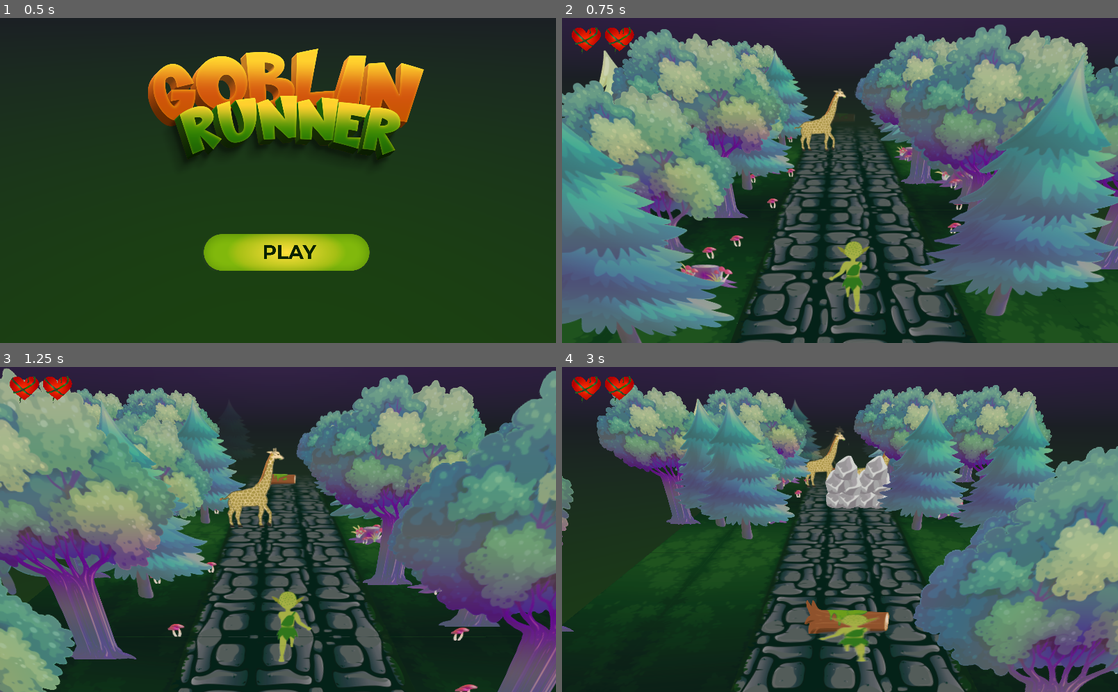
Above: before the commit, frames 1-4 (two rows, left to right).
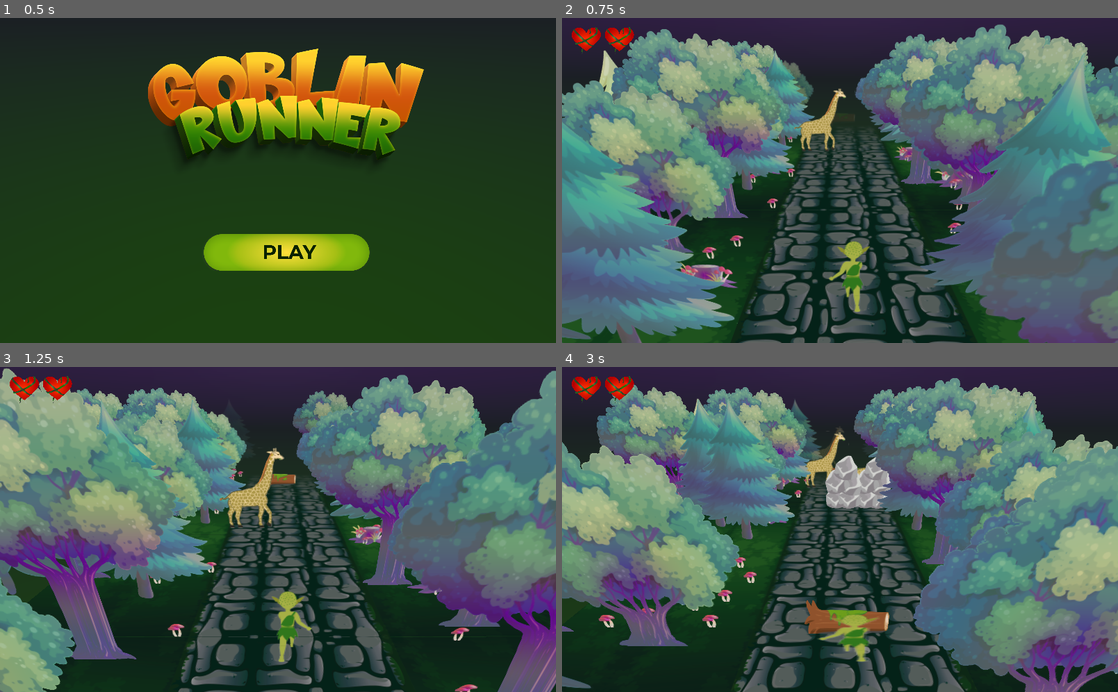
Above: after the commit, the same moments.

Repository: RafaelKuhn/globin
Game: Godot game, scene res://Menu.tscn
Two runs of this game, one before a commit and one after it. Both use one fixed random seed, a clock stepped at 60 frames per second and the inputs below.
Inputs (mouse positions are in pixels of both pictures, inside the frame that each line leads up to):
- Up to frame 1 (0.5 s): no input
- Up to frame 2 (0.75 s): click (851, 252) at 0.5 s
- Up to frame 3 (1.25 s): no input
- Up to frame 4 (3 s): tap A (A_key) at 1.35 s; tap D (D_key) at 2.1 s; tap S (S_key) at 2.85 s

Frame 1 is identical in both runs. In frame 2, 8.4% of the frame differs, in the area x 0-100%, y 13-100%; in frame 3, 1.2%; in frame 4, 22%, in the area x 0-100%, y 3-100%.

Commit message:
Added more trees

Diff:
--- a/map/Map.tscn
+++ b/map/Map.tscn
@@ -361,6 +361,16 @@
 double_sided = false
 texture = ExtResource( 5 )
 
+[node name="arvore-alta14" type="Spatial" parent="Environment"]
+transform = Transform( 1, 0, 0, 0, 1, 0, 0, 0, 1, 4.15814, -0.0947258, 0.916746 )
+
+[node name="Sprite3D" type="Sprite3D" parent="Environment/arvore-alta14"]
+transform = Transform( 1, 0, 0, 0, 1, 0, 0, 0, 1, 0, 1.97, 0 )
+cast_shadow = 0
+generate_lightmap = false
+double_sided = false
+texture = ExtResource( 5 )
+
 [node name="arvore-baixa2" type="Spatial" parent="Environment"]
 transform = Transform( 1, 0, 0, 0, 1, 0, 0, 0, 1, -1.43947, -0.0947258, -2.2782 )
 
@@ -421,6 +431,26 @@
 double_sided = false
 texture = ExtResource( 6 )
 
+[node name="arvore-baixa8" type="Spatial" parent="Environment"]
+transform = Transform( 1, 0, 0, 0, 1, 0, 0, 0, 1, 6.34057, -0.0947258, 1.85454 )
+
+[node name="Sprite3D" type="Sprite3D" parent="Environment/arvore-baixa8"]
+transform = Transform( 1, 0, 0, 0, 1, 0, 0, 0, 1, -1.27801, 1.6, 0.376481 )
+cast_shadow = 0
+generate_lightmap = false
+double_sided = false
+texture = ExtResource( 6 )
+
+[node name="arvore-baixa9" type="Spatial" parent="Environment"]
+transform = Transform( 1, 0, 0, 0, 1, 0, 0, 0, 1, 0.230918, -0.0947258, 3.04014 )
+
+[node name="Sprite3D" type="Sprite3D" parent="Environment/arvore-baixa9"]
+transform = Transform( 1, 0, 0, 0, 1, 0, 0, 0, 1, -1.27801, 1.6, 0.376481 )
+cast_shadow = 0
+generate_lightmap = false
+double_sided = false
+texture = ExtResource( 6 )
+
 [node name="coguzinho2" type="Spatial" parent="Environment"]
 transform = Transform( 1, 0, 0, 0, 1, 0, 0, 0, 1, 4.70122, 0, -3.82391 )
 
@@ -541,6 +571,123 @@
 double_sided = false
 texture = ExtResource( 7 )
 
+[node name="coguzinho17" type="Spatial" parent="Environment"]
+transform = Transform( 1, 0, 0, 0, 1, 0, 0, 0, 1, -1.14936, 0, 0.269543 )
+
+[node name="Sprite3D" type="Sprite3D" parent="Environment/coguzinho17"]
+transform = Transform( 1, 0, 0, 0, 1, 0, 0, 0, 1, 0, 0.15, 0 )
+cast_shadow = 0
+generate_lightmap = false
+double_sided = false
+texture = ExtResource( 7 )
+
+[node name="coguzinho18" type="Spatial" parent="Environment"]
+transform = Transform( 1, 0, 0, 0, 1, 0, 0, 0, 1, 5.26283, 0, 0.269543 )
+
+[node name="Sprite3D" type="Sprite3D" parent="Environment/coguzinho18"]
+transform = Transform( 1, 0, 0, 0, 1, 0, 0, 0, 1, 0, 0.15, 0 )
+cast_shadow = 0
+generate_lightmap = false
+double_sided = false
+texture = ExtResource( 7 )
+
+[node name="coguzinho19" type="Spatial" parent="Environment"]
+transform = Transform( 1, 0, 0, 0, 1, 0, 0, 0, 1, 6.00662, 0, 1.13713 )
+
+[node name="Sprite3D" type="Sprite3D" parent="Environment/coguzinho19"]
+transform = Transform( 1, 0, 0, 0, 1, 0, 0, 0, 1, 0, 0.15, 0 )
+cast_shadow = 0
+generate_lightmap = false
+double_sided = false
+texture = ExtResource( 7 )
+
+[node name="coguzinho21" type="Spatial" parent="Environment"]
+transform = Transform( 1, 0, 0, 0, 1, 0, 0, 0, 1, -0.820598, 0, 1.95598 )
+
+[node name="Sprite3D" type="Sprite3D" parent="Environment/coguzinho21"]
+transform = Transform( 1, 0, 0, 0, 1, 0, 0, 0, 1, 0, 0.15, 0 )
+cast_shadow = 0
+generate_lightmap = false
+double_sided = false
+texture = ExtResource( 7 )
+
+[node name="coguzinho22" type="Spatial" parent="Environment"]
+transform = Transform( 1, 0, 0, 0, 1, 0, 0, 0, 1, 0.0334375, 0, 1.66976 )
+
+[node name="Sprite3D" type="Sprite3D" parent="Environment/coguzinho22"]
+transform = Transform( 1, 0, 0, 0, 1, 0, 0, 0, 1, 0, 0.15, 0 )
+cast_shadow = 0
+generate_lightmap = false
+double_sided = false
+texture = ExtResource( 7 )
+
+[node name="coguzinho23" type="Spatial" parent="Environment"]
+transform = Transform( 1, 0, 0, 0, 1, 0, 0, 0, 1, -1.40148, 0, 2.76331 )
+
+[node name="Sprite3D" type="Sprite3D" parent="Environment/coguzinho23"]
+transform = Transform( 1, 0, 0, 0, 1, 0, 0, 0, 1, 0, 0.15, 0 )
+cast_shadow = 0
+generate_lightmap = false
+double_sided = false
+texture = ExtResource( 7 )
+
+[node name="coguzinho24" type="Spatial" parent="Environment"]
+transform = Transform( 1, 0, 0, 0, 1, 0, 0, 0, 1, -0.745397, 0, 2.52947 )
+
+[node name="Sprite3D" type="Sprite3D" parent="Environment/coguzinho24"]
+transform = Transform( 1, 0, 0, 0, 1, 0, 0, 0, 1, 0, 0.15, 0 )
+cast_shadow = 0
+generate_lightmap = false
+double_sided = false
+texture = ExtResource( 7 )
+
+[node name="coguzinho25" type="Spatial" parent="Environment"]
+transform = Transform( 1, 0, 0, 0, 1, 0, 0, 0, 1, -0.262433, 0, 2.52947 )
+
+[node name="Sprite3D" type="Sprite3D" parent="Environment/coguzinho25"]
+transform = Transform( 1, 0, 0, 0, 1, 0, 0, 0, 1, 0, 0.15, -0.237802 )
+cast_shadow = 0
+generate_lightmap = false
+double_sided = false
+texture = ExtResource( 7 )
+
+[node name="Sprite3D2" type="Sprite3D" parent="Environment/coguzinho25"]
+transform = Transform( 1, 0, 0, 0, 1, 0, 0, 0, 1, 4.61029, 0.15, 0.178256 )
+cast_shadow = 0
+generate_lightmap = false
+double_sided = false
+texture = ExtResource( 7 )
+
+[node name="coguzinho26" type="Spatial" parent="Environment"]
+transform = Transform( 1, 0, 0, 0, 1, 0, 0, 0, 1, -0.262433, 0, 3.13538 )
+
+[node name="Sprite3D" type="Sprite3D" parent="Environment/coguzinho26"]
+transform = Transform( 1, 0, 0, 0, 1, 0, 0, 0, 1, 0, 0.15, 0 )
+cast_shadow = 0
+generate_lightmap = false
+double_sided = false
+texture = ExtResource( 7 )
+
+[node name="coguzinho27" type="Spatial" parent="Environment"]
+transform = Transform( 1, 0, 0, 0, 1, 0, 0, 0, 1, -1.9667, 0, 3.13538 )
+
+[node name="Sprite3D" type="Sprite3D" parent="Environment/coguzinho27"]
+transform = Transform( 1, 0, 0, 0, 1, 0, 0, 0, 1, 0, 0.15, 0 )
+cast_shadow = 0
+generate_lightmap = false
+double_sided = false
+texture = ExtResource( 7 )
+
+[node name="coguzinho20" type="Spatial" parent="Environment"]
+transform = Transform( 1, 0, 0, 0, 1, 0, 0, 0, 1, -0.367884, 0, 1.13713 )
+
+[node name="Sprite3D" type="Sprite3D" parent="Environment/coguzinho20"]
+transform = Transform( 1, 0, 0, 0, 1, 0, 0, 0, 1, 0, 0.15, 0 )
+cast_shadow = 0
+generate_lightmap = false
+double_sided = false
+texture = ExtResource( 7 )
+
 [node name="coguzinho8" type="Spatial" parent="Environment"]
 transform = Transform( 1, 0, 0, 0, 1, 0, 0, 0, 1, 0.123706, 0, -5.74685 )
 
@@ -601,6 +748,26 @@
 double_sided = false
 texture = ExtResource( 2 )
 
+[node name="toco8" type="Spatial" parent="Environment"]
+transform = Transform( 0.696491, 0, 0, 0, 0.696491, 0, 0, 0, 0.696491, -2.3626, -0.119303, 1.80593 )
+
+[node name="Sprite3D" type="Sprite3D" parent="Environment/toco8"]
+transform = Transform( 1, 0, 0, 0, 1, 0, 0, 0, 1, 0.46873, 0.54, 0 )
+cast_shadow = 0
+generate_lightmap = false
+double_sided = false
+texture = ExtResource( 2 )
+
+[node name="toco9" type="Spatial" parent="Environment"]
+transform = Transform( 0.696491, 0, 0, 0, 0.696491, 0, 0, 0, 0.696491, 5.62691, -0.119303, 3.16558 )
+
+[node name="Sprite3D" type="Sprite3D" parent="Environment/toco9"]
+transform = Transform( 1, 0, 0, 0, 1, 0, 0, 0, 1, 0.46873, 0.54, 0 )
+cast_shadow = 0
+generate_lightmap = false
+double_sided = false
+texture = ExtResource( 2 )
+
 [node name="toco5" type="Spatial" parent="Environment"]
 transform = Transform( 1, 0, 0, 0, 1, 0, 0, 0, 1, 5.28498, -0.185834, -10.7432 )
 
@@ -611,6 +778,16 @@
 double_sided = false
 texture = ExtResource( 2 )
 
+[node name="pinheiro2" type="Spatial" parent="."]
+transform = Transform( 1, 0, 0, 0, 1, 0, 0, 0, 1, -2.11317, 0, 0.981543 )
+
+[node name="Sprite3D" type="Sprite3D" parent="pinheiro2"]
+transform = Transform( 1, 0, 0, 0, 1, 0, 0, 0, 1, 0, 1.74, 0 )
+cast_shadow = 0
+generate_lightmap = false
+double_sided = false
+texture = ExtResource( 4 )
+
 [node name="DEV_PALLETTE" type="Spatial" parent="."]
 transform = Transform( 1, 0, 0, 0, 1, 0, 0, 0, 1, -6.4119, 0, 0 )
 
